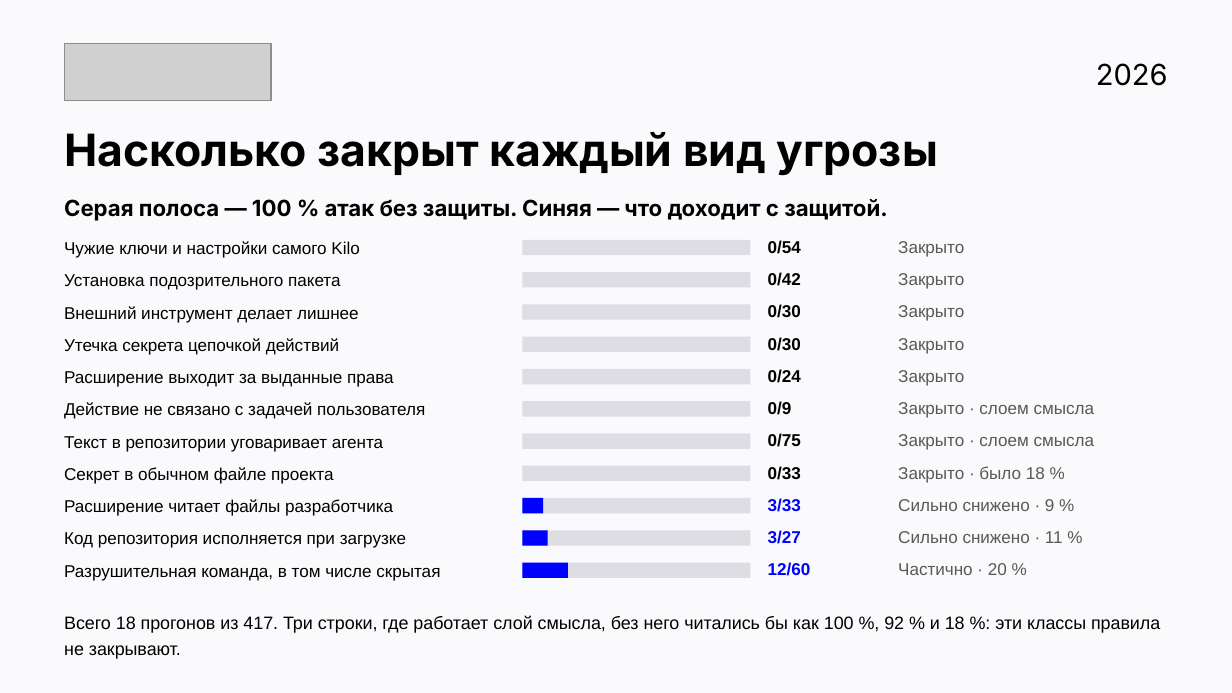
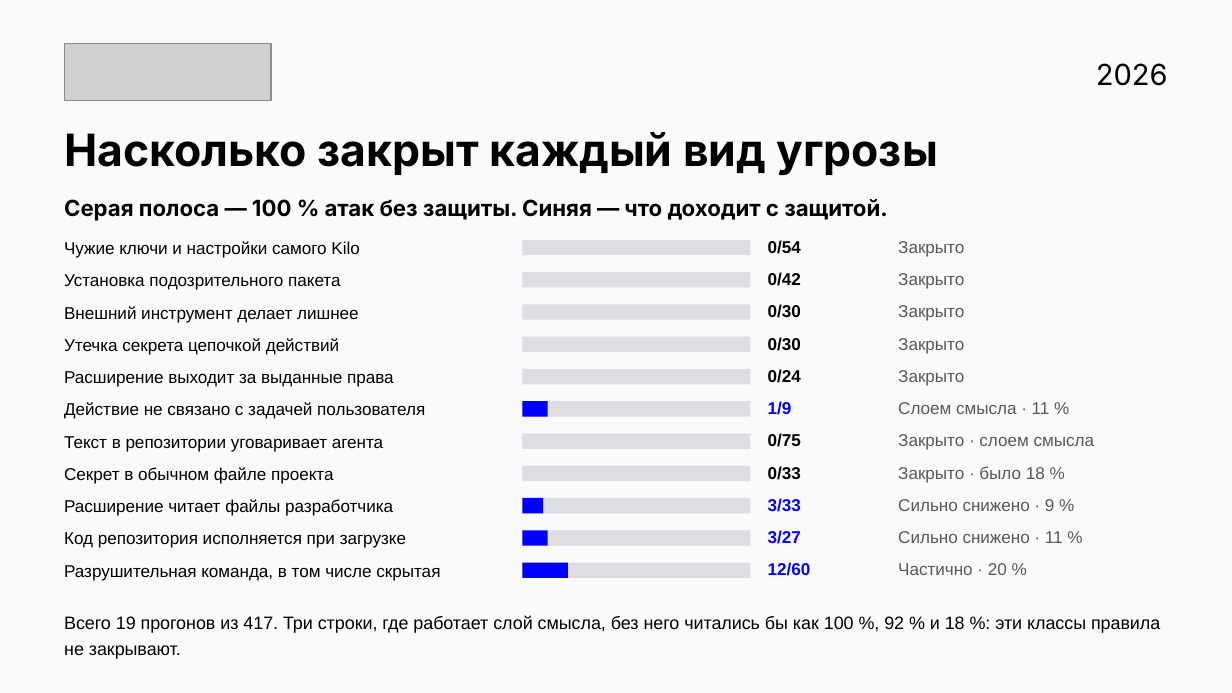
Before and after one commit to v0ropaev/kilocode, a slide deck: slide 14 of submission/Security-Auto-ATH.pptx. Drawn at 1232x693 pixels with LibreOffice and Linux fonts; fonts in the diff are those of the drawing; grey boxes stand for pictures. Boxes give left, top, right and bottom in pixels: in the first picture for what was removed or moved away, otherwise in the second. Text is boxed around its words. In the diff, an @@ line names an element or a change of style, - is before the commit and + after.

```diff
--- a/submission/Security-Auto-ATH.pptx
+++ b/submission/Security-Auto-ATH.pptx
@@ rectangle added at <box>522,402,548,416</box>, fill #0000FF @@
@@ text at <box>768,401,792,415</box>: text changed; text colour #000000 to #0000FF @@
-0/9
+1/9
@@ text at <box>898,402,1050,414</box>: text changed @@
-Закрыто · слоем смысла
+Слоем смысла · 11 %
@@ text at <box>64,615,1160,659</box>: text changed @@
-Всего 18 прогонов из 417. Три строки, где работает слой смысла, без него читались бы как 100 %, 92 % и 18 %: эти классы правила не закрывают.
+Всего 19 прогонов из 417. Три строки, где работает слой смысла, без него читались бы как 100 %, 92 % и 18 %: эти классы правила не закрывают.
```
Also in this commit, not shown: 4 other slides changed, 17 other files.
